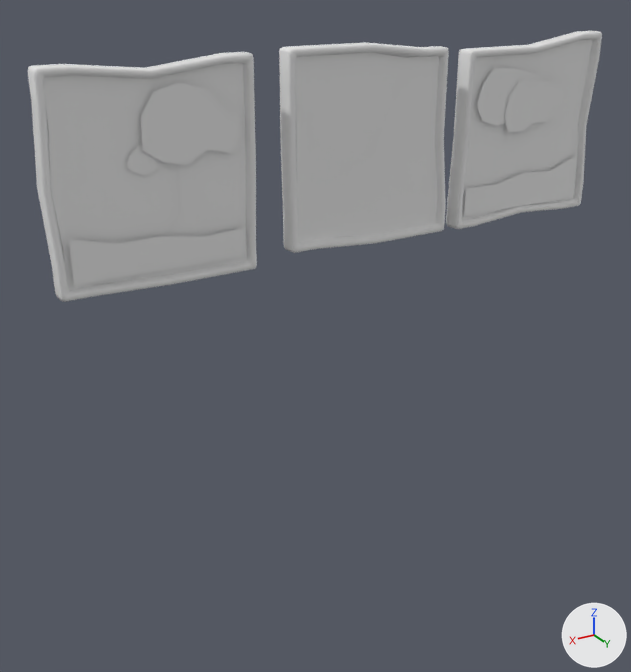
The FBX model Assets/3D Models/Painting.fbx, before and after one commit.
Rendered twice from a 50 mm camera at (4.63, 6.65, 2.53) aimed at (0.47, -0.28, -0.94). Arrows for +X, +Y and +Z are at lower right; the lights stay in place. The older version comes first. Where no turn or scale is listed for an object, it has been applied to the vertices.

The first picture shows 'BackColour001', 'BackColour003', 'BackColour004', 'BackColour005', 'BackColour007', 'BackColour008', 'BackColour009', 'Box003' and 1 more.
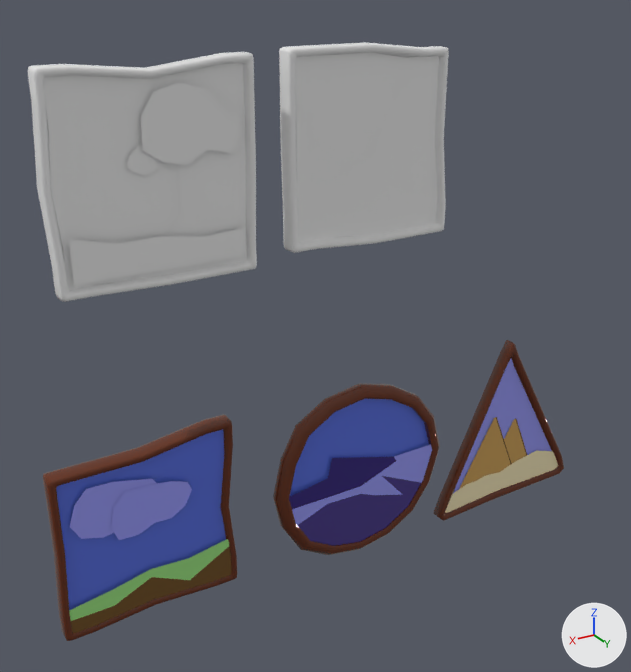
The newer file is also turned or shifted as a whole; pictures and numbers use the older file's frame.

The change in detail:
Material 'Material #16' (mat_material__16) is new.
Its base color is (0.0614, 0.0372, 0.244) (blue #463687).
Its roughness is 0.0.
Material 'Material #15' (mat_material__15) is new.
Its base color is (0.0301, 0.0132, 0.189) (dark blue #301e78).
Its roughness is 0.0.
Material 'Material #20' (mat_material__20) is new.
Its base color is (0.128, 0.0254, 0.0055) (brown #642c11).
Its roughness is 0.0.
Material 'Material #21' (mat_material__21) is new.
Its base color is (0.0968, 0.157, 0.713) (blue #586edc).
Its roughness is 0.0.
Material 'Material #17' (mat_material__17) is new.
Its base color is (0.318, 0.328, 0.911) (blue #999bf5).
Its roughness is 0.0.
Material 'Material #14' (mat_material__14) is new.
Its base color is (0.16, 0.0767, 0.0132) (brown #6f4e1e).
Its roughness is 0.0.
Material 'Material #13' (mat_material__13) is new.
Its base color is (0.326, 0.74, 0.22) (green #9bdf81).
Its roughness is 0.0.
Material 'Material #19' (mat_material__19) is new.
Its base color is (0.602, 0.353, 0.0951) (orange #cca057).
Its roughness is 0.0.
Material 'Material #18' (mat_material__18) is new.
Its base color is (0.884, 0.779, 0.487) (beige #f2e4b9).
Its roughness is 0.0.
me_mesh_004 is used by ob_box003; location (2.07, -0.23, 0.0).
me_mesh_004 had 636 vertices, 606 faces and spanned x -5.05..0.95, y -0.09..0.09, z -0.08..1.84.
me_mesh_004 now has 424 vertices, 404 faces and spans x -3.08..0.95, y -0.09..0.09, z -0.08..1.84.
me_mesh_004 part 1: the loose piece of 187 vertices spanning x -5.05..-3.22, y -0.09..0.09, z -0.06..1.83 is deleted.
me_mesh_004 part 2: the loose piece of 25 vertices spanning x -4.97..-3.3, y 0.03, z 0.02..1.76 is deleted.
Mesh me_mesh_006_1 is new.
It has 243 vertices, 223 faces and spans x -1.08..1.04, y -0.08..0.1, z -0.18..1.87.
Faces by material slot: [3, 6, 6, 176, 32].
It uses material mat_material__15 (dark blue #301e78).
It uses material mat_material__16 (blue #463687).
It uses material mat_material__17 (blue #999bf5).
It uses material mat_material__20 (brown #642c11).
It uses material mat_material__21 (blue #586edc).
Mesh me_mesh_007_1 is new.
It has 257 vertices, 226 faces and spans x -5.05..-3.22, y -0.09..0.09, z -0.06..1.83.
Faces by material slot: [4, 4, 16, 186, 16].
It uses material mat_material__13 (green #9bdf81).
It uses material mat_material__14 (brown #6f4e1e).
It uses material mat_material__17 (blue #999bf5).
It uses material mat_material__20 (brown #642c11).
It uses material mat_material__21 (blue #586edc).
Mesh me_mesh_008_1 is new.
It has 203 vertices, 171 faces and spans x -9.56..-7.55, y 0.16..0.3, z -0.14..1.96.
Faces by material slot: [2, 23, 12, 2, 132].
It uses material mat_material__14 (brown #6f4e1e).
It uses material mat_material__17 (blue #999bf5).
It uses material mat_material__18 (beige #f2e4b9).
It uses material mat_material__19 (orange #cca057).
It uses material mat_material__20 (brown #642c11).
Object 'BackColour004' (ob_backcolour004) is deleted.
Object 'BackColour005' (ob_backcolour005) is deleted.
Object 'BackColour003' (ob_backcolour003) is deleted.
Object 'CirclePainting' (ob_circlepainting) is new; it shows me_mesh_006_1.
Its location is (0.04, -0.08, -3.38).
Object 'Square Painting' (ob_square_painting) is new; it shows me_mesh_007_1.
Its location is (6.53, -0.23, -3.39).
Object 'TrianglePainting' (ob_trianglepainting) is new; it shows me_mesh_008_1.
Its location is (6.53, -0.23, -3.39).

What differs and where, as boxes (x1, y1, x2, y2) in the pictures (631 x 672 px):
'Box003', reshaped (27% narrower)
    before: (28, 31, 602, 302)
    after: (28, 42, 449, 302)
'Square Painting', added
    after: (43, 414, 237, 641)
    faces in mat_material__21 (blue #586edc): (56, 429, 226, 610)
    faces in mat_material__20 (brown #642c11): (43, 414, 237, 641)
    faces in mat_material__17 (blue #999bf5): (70, 479, 192, 540)
    faces in mat_material__14 (brown #6f4e1e): (71, 547, 232, 633)
    faces in mat_material__13 (green #9bdf81): (69, 539, 229, 621)
'CirclePainting', added
    after: (273, 383, 440, 555)
    faces in mat_material__21 (blue #586edc): (289, 399, 429, 497)
    faces in mat_material__20 (brown #642c11): (273, 383, 440, 555)
    faces in mat_material__16 (blue #463687): (298, 476, 421, 546)
    faces in mat_material__17 (blue #999bf5): (292, 445, 432, 525)
    faces in mat_material__15 (dark blue #301e78): (289, 457, 396, 509)
'TrianglePainting', added
    after: (434, 340, 564, 521)
    faces in mat_material__20 (brown #642c11): (434, 340, 564, 521)
    faces in mat_material__17 (blue #999bf5): (453, 359, 552, 493)
    faces in mat_material__18 (beige #f2e4b9): (445, 450, 558, 513)
    faces in mat_material__19 (orange #cca057): (459, 417, 527, 489)
'BackColour003', deleted
    before: (464, 155, 577, 216)
'BackColour005', deleted
    before: (505, 80, 564, 132)
'BackColour004', deleted
    before: (477, 68, 542, 126)
part 1 of me_mesh_004, deleted
    before: (446, 31, 602, 229)
part 2 of me_mesh_004, deleted
    before: (462, 40, 593, 220)
